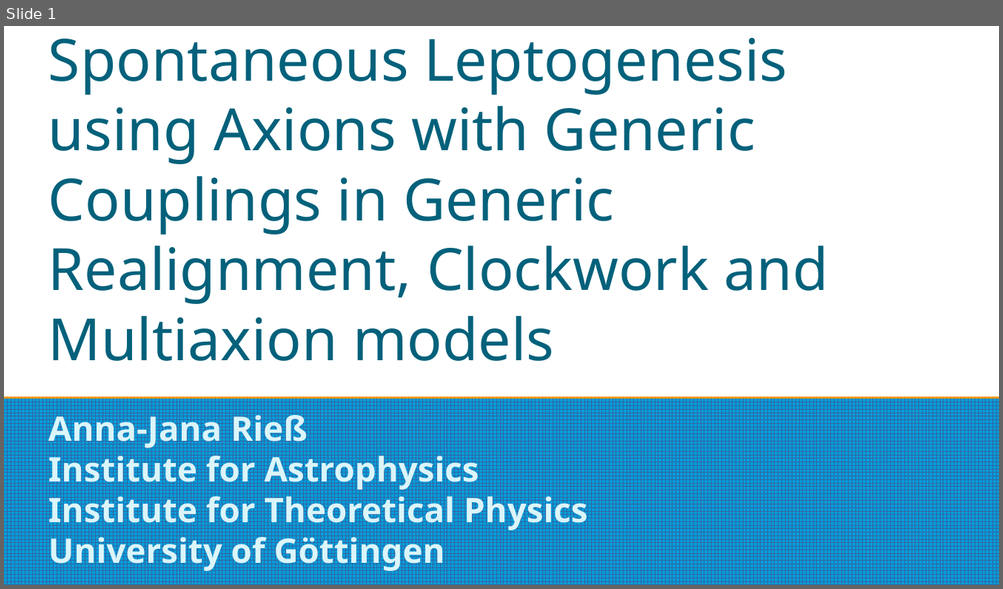
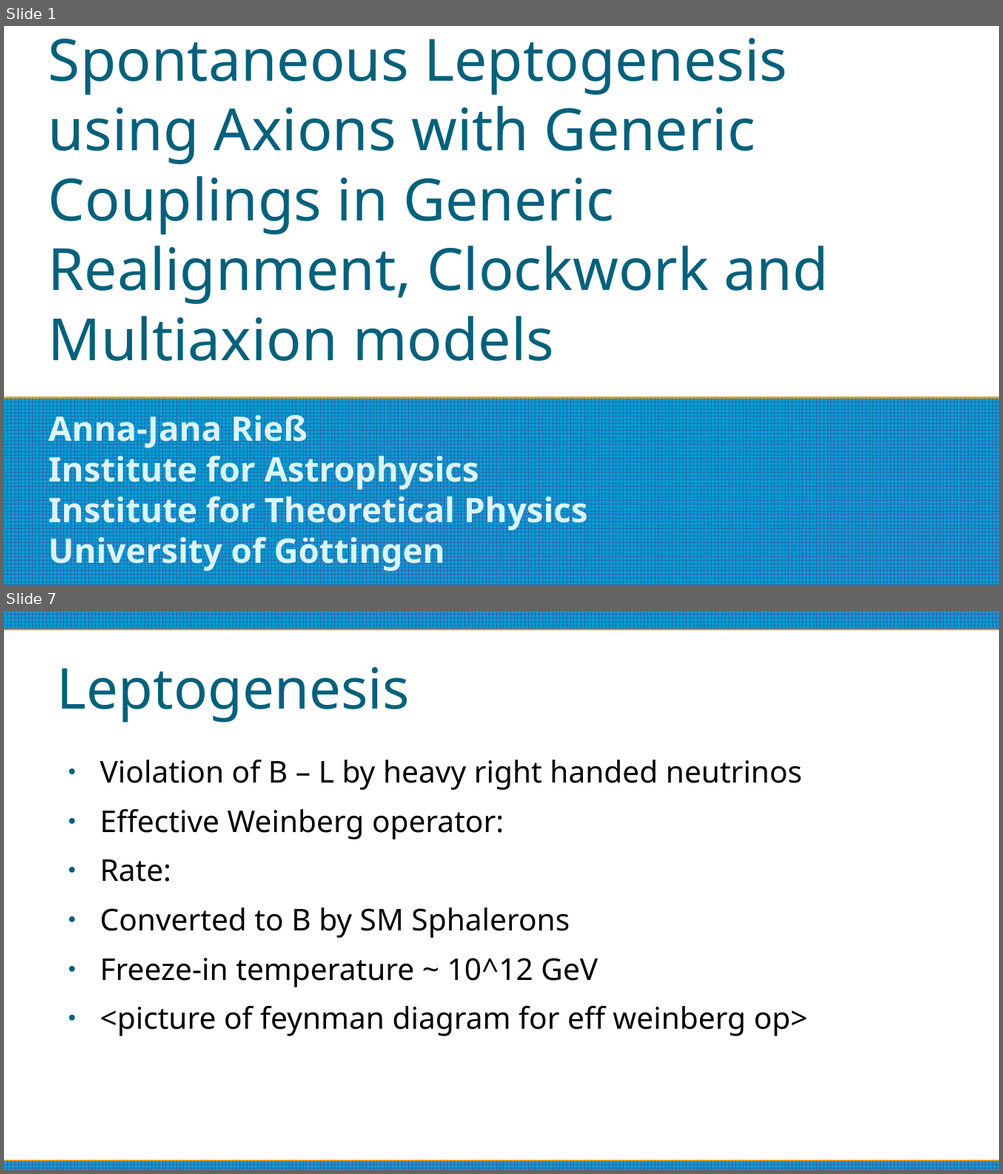
Before and after one commit to anna-jana/masters-project, a slide deck: reports/thesis-talk/presentation.odp. Shown one above the other, each under a label of ours: slide 1 before the commit, slides 1 and 7 after it; the slides between them are not shown. The pictures are 1003x589 and 1003x1174 pixels, drawn with LibreOffice and Linux fonts; fonts in the diff are those of the drawing. Boxes give left, top, right and bottom in pixels: in the first picture for what was removed or moved away, otherwise in the second. Text is boxed around its words. In the diff, an @@ line names an element or a change of style, - is before the commit and + after.

```diff
--- a/reports/thesis-talk/presentation.odp
+++ b/reports/thesis-talk/presentation.odp
@@ slide 7 added at (x1=4, y1=611, x2=999, y2=1170), background #FFFFFF @@
@@ rectangle added at (x1=4, y1=611, x2=999, y2=629), fill pattern #3465A4 on #009EDA @@
@@ title added at (x1=57, y1=667, x2=410, y2=723), 45 pt, text #04617B @@
+Leptogenesis
@@ text added at (x1=100, y1=760, x2=808, y2=1037), 24 pt, text #000000 @@
+● Violation of B – L by heavy right handed neutrinos
+● Effective Weinberg operator:
+● Rate:
+● Converted to B by SM Sphalerons
+● Freeze-in temperature ~ 10^12 GeV
+● <picture of feynman diagram for eff weinberg op>
@@ rectangle added at (x1=4, y1=1162, x2=999, y2=1170), fill pattern #3465A4 on #009EDA @@
```
Also in this commit, not shown: 1 slide changed, 27 other slides added, 1 slide removed.
